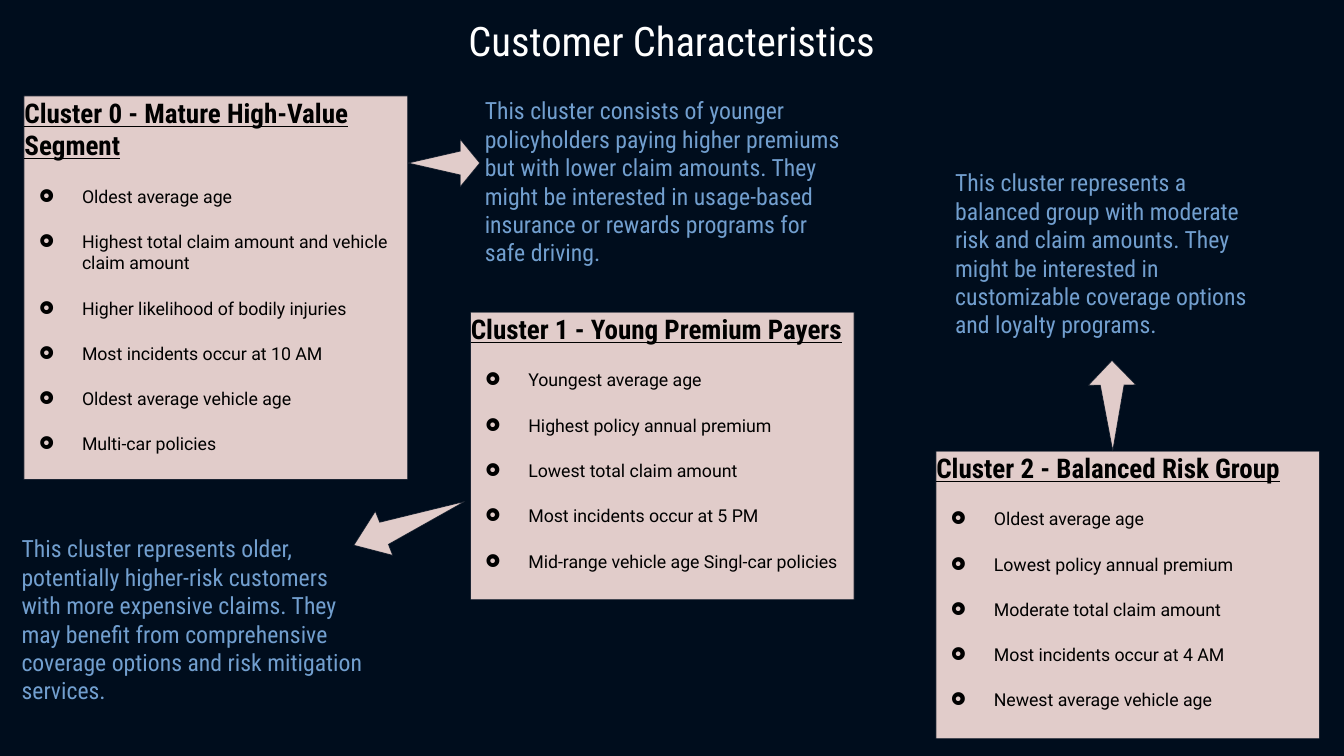
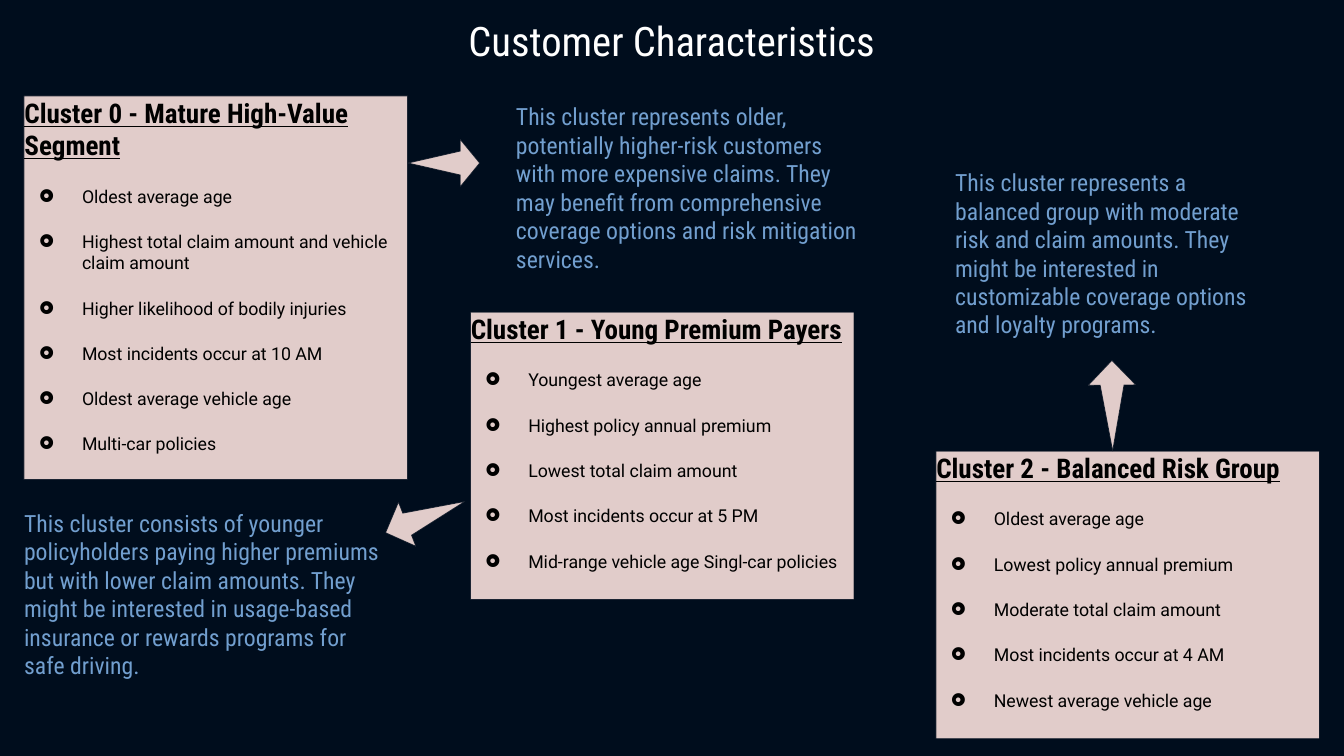
Before and after one commit to Santhosh-Analytics/Insurance_Analytics_Prediction, a slide deck: slide 5 of Data_Driven_Insights.pptx. Drawn at 1344x756 pixels with LibreOffice and Linux fonts; fonts in the diff are those of the drawing. Boxes give left, top, right and bottom in pixels: in the first picture for what was removed or moved away, otherwise in the second. Text is boxed around its words. In the diff, an @@ line names an element or a change of style, - is before the commit and + after.

```diff
--- a/Data_Driven_Insights.pptx
+++ b/Data_Driven_Insights.pptx
@@ text "This cluster represents older, potentially ...": place and size @@
-text "This cluster represents older, potentially ..." at <box>22,539,362,699</box>
+text "This cluster represents older, potentially ..." at <box>516,107,857,268</box>
@@ text "This cluster consists of younger ...": place and size @@
-text "This cluster consists of younger ..." at <box>485,101,839,266</box>
+text "This cluster consists of younger ..." at <box>24,514,378,679</box>
@@ freeform shape: place and size @@
-freeform shape at <box>345,480,474,568</box>
+freeform shape at <box>377,480,474,555</box>
```
Also in this commit, not shown: 2 other slides changed, 3 slides added, 4 other files.
